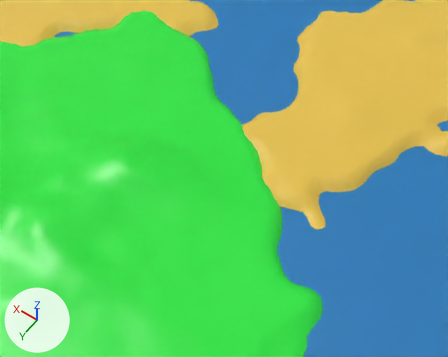
The glTF model glbaw/aw.gltf: old version first, new version second.
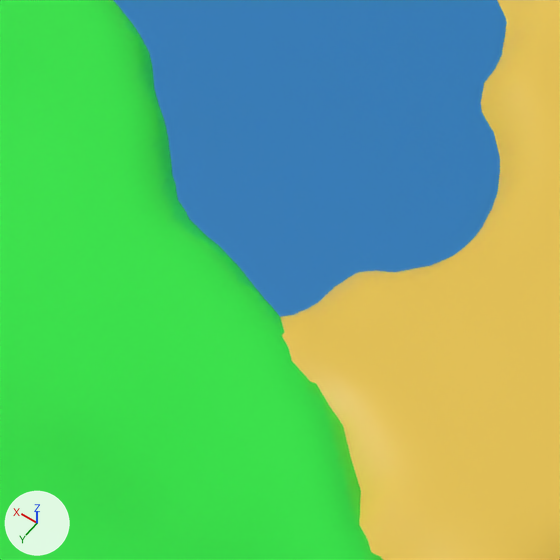
Old and new are each drawn from a 50 mm camera at (-52.1, 79.9, 102.2) aimed at (-3.5, 11.9, -4.7) and again close up on the part from 38% to 70% of the width and 12% to 52% of the height. The lights are fixed; the arrows at lower left show +X, +Y and +Z. Where no turn or scale is listed for an object, it has been applied to the vertices.

Script lines for the objects in view, before the commit:
```python
me_landscape = bpy.data.meshes.new('Landscape')
me_landscape.from_pydata(...)  # 16384 vertices, 32258 faces; spans x -100.0..100.0, y -100.0..100.0, z -25.0..5.0
me_landscape.materials.append(mat_material)  # green #28e741
me_landscape_001 = bpy.data.meshes.new('Landscape.001')
me_landscape_001.from_pydata(...)  # 16384 vertices, 32258 faces; spans x -100.0..100.0, y -100.0..100.0, z -22.0..2.0
me_landscape_001.materials.append(mat_material_005)  # yellow #e7c34c
me_landscape_plane_001 = bpy.data.meshes.new('Landscape_plane.001')
me_landscape_plane_001.from_pydata([(-100.0, -100.0, -2.0), (-100.0, 100.0, -2.0), (100.0, -100.0, -2.0), (100.0, 100.0, -2.0)], [], [(2, 3, 1), (2, 1, 0)])
me_landscape_plane_001.materials.append(mat_material_001)  # blue #47a4e7
ob_landscape = bpy.data.objects.new('Landscape', me_landscape)
ob_landscape.location = (0.0, 0.0, 0.0)
ob_landscape_001 = bpy.data.objects.new('Landscape.001', me_landscape_001)
ob_landscape_001.location = (0.0, 0.0, 0.0)
ob_landscape_plane_001 = bpy.data.objects.new('Landscape_plane.001', me_landscape_plane_001)
ob_landscape_plane_001.location = (0.0, 0.0, 0.0)
```
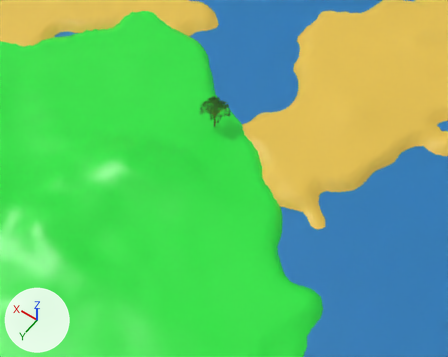
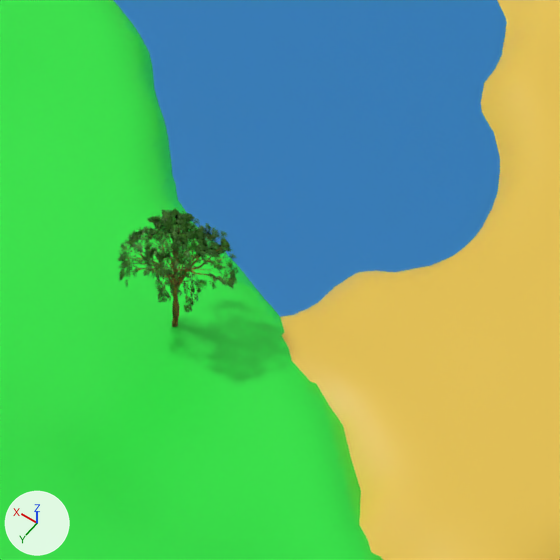
The change, as a diff of the scene's bpy script:
```diff
--- a/glbaw/aw.gltf.py
+++ b/glbaw/aw.gltf.py
@@ img_tree_emissive @@
+img_tree_emissive = load_image('tree_emissive', '_unpacked/tree_emissive', 512, 512, 'sRGB')
@@ img_tree_basecolor @@
+img_tree_basecolor = load_image('tree_baseColor', '_unpacked/tree_baseColor', 512, 512, 'sRGB')
@@ mat_tree @@
+mat_tree = bpy.data.materials.new('tree')
+# uses the picture img_tree_basecolor
+# uses the picture img_tree_emissive
@@ me_object_0 @@
+me_object_0.from_pydata(...)  # 21400 vertices, 32408 faces; spans x 0.7..8.16, y 0.65..6.98, z -0.02..8.11
+me_object_0.materials.append(mat_tree)
@@ ob_object_2 @@
+ob_object_2 = bpy.data.objects.new('Object_2', me_object_0)
+ob_object_2.location = (0.0, 0.0, 0.0)
```

Location of each change, (x1, y1, x2, y2) in pixels of the close-ups (560 x 560 px):
'Object_2', added: after (118, 208, 239, 327)
